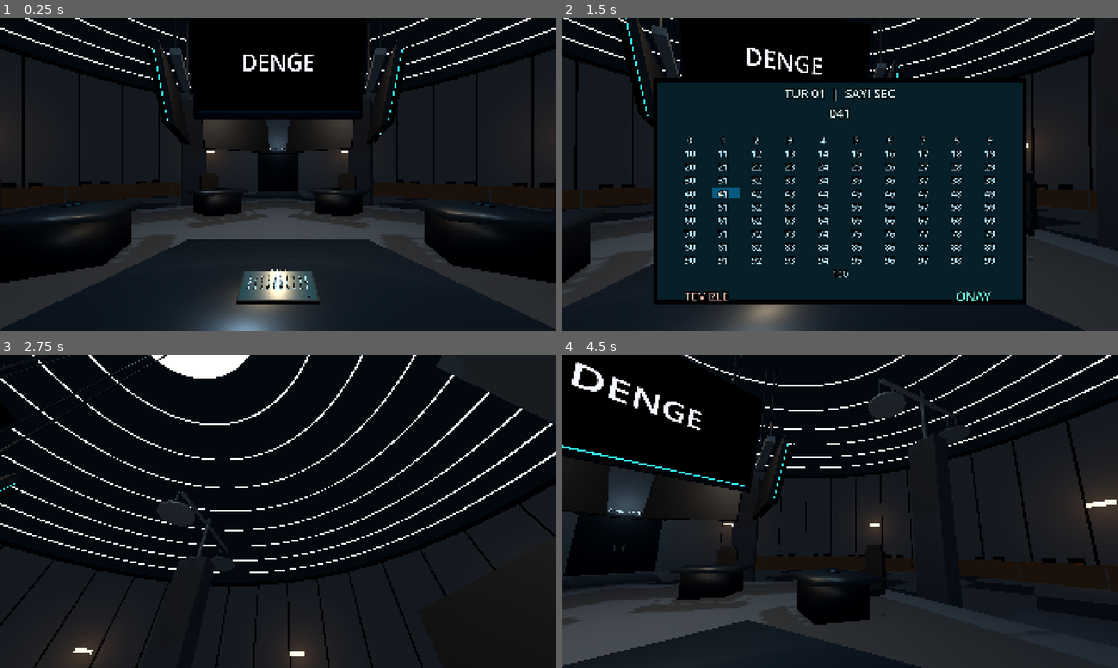
Above: before the commit, frames 1-4 (two rows, left to right).
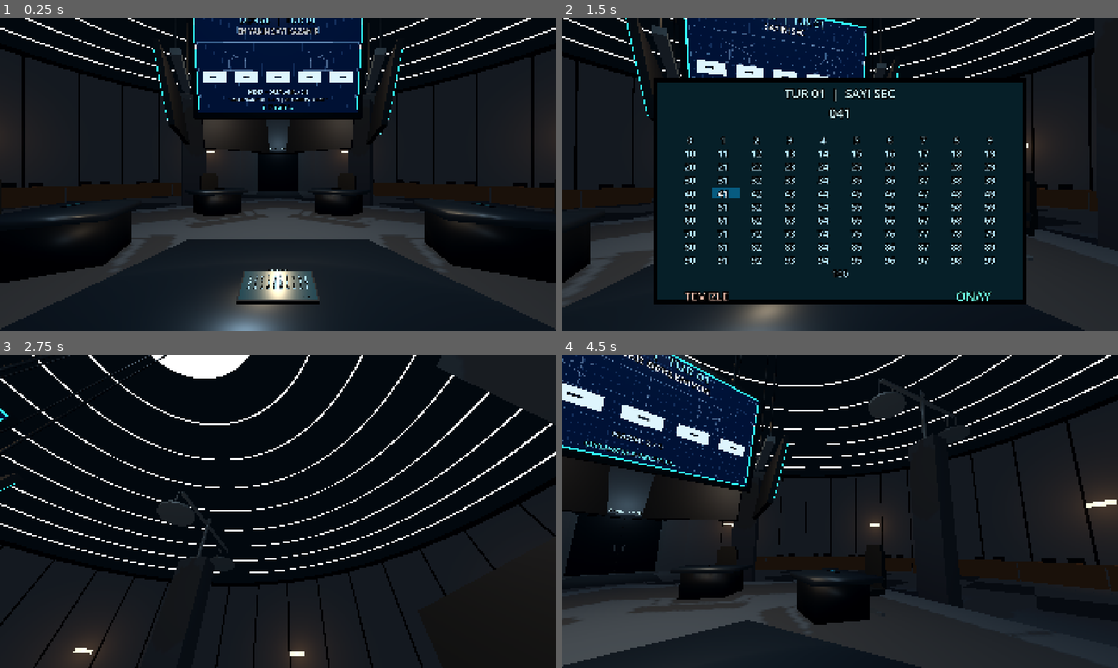
Above: after the commit, the same moments.

Repository: SerkanAydin06/DENGE
Game: Godot game, scene res://scenes/game_room.tscn
The game is run twice, just before and just after one commit, with the same random seed, the same clock (stepped at 60 frames per second) and the same inputs.
Inputs (mouse positions are in pixels of both pictures, inside the frame that each line leads up to):
- Up to frame 1 (0.25 s): no input
- Up to frame 2 (1.5 s): tap Enter at 0.5 s; move the mouse to (867, 174) at 0.52 s; tap E at 0.6 s; click (867, 174) at 0.67 s; tap Space at 1.25 s; move the mouse to (728, 190) at 1.27 s; tap 0 at 1.35 s; click (728, 190) at 1.42 s
- Up to frame 3 (2.75 s): tap Enter at 2 s; move the mouse to (333, 442) at 2.02 s; tap 9 at 2.1 s; click (333, 442) at 2.17 s
- Up to frame 4 (4.5 s): tap Space at 2.75, 4.25 s; move the mouse to (834, 517) at 2.77 s; tap Backspace at 2.85 s; click (834, 517) at 2.92 s; tap Enter at 3.5, 3.6 s; move the mouse to (878, 514) at 3.52 s; click (878, 514) at 3.67 s; move the mouse to (795, 508) at 4.27 s; tap Keypad Enter at 4.35 s; click (795, 508) at 4.42 s

The runs differ from the first frame. In frame 1, 8.8% of the frame differs, in the area x 21-79%, y 0-79%; in frame 2, 6.2%; in frame 3, less than 0.1%; in frame 4, 11%, in the area x 0-44%, y 0-86%.

Commit message:
Make monitor standby strictly black with DENGE, then full-screen 1. TUR title before graphical reveal

Diff:
--- a/scripts/player_station.gd
+++ b/scripts/player_station.gd
@@ -22,6 +22,8 @@
 @onready var result_details: Label3D = $ResultDisplay/ResultMonitor/ResultDetails
 @onready var result_footer: Label3D = $ResultDisplay/ResultMonitor/ResultFooter
 @onready var blueprint: Node3D = $ResultDisplay/ResultMonitor/MonitorBlueprint
+@onready var standby_screen: Node3D = $ResultDisplay/ResultMonitor/StandbyScreen
+@onready var standby_title: Label3D = $ResultDisplay/ResultMonitor/StandbyScreen/CenterTitle
 @onready var average_frame: Node3D = $ResultDisplay/ResultMonitor/MonitorBlueprint/AverageFrame
 @onready var target_panel: Node3D = $ResultDisplay/ResultMonitor/MonitorBlueprint/TargetPanel
 @onready var target_value: Label3D = $ResultDisplay/ResultMonitor/MonitorBlueprint/TargetPanel/TargetValue
@@ -48,7 +50,7 @@
 	for number in range(DengeRoundRules.MAX_NUMBER + 1):
 		number_labels.append(touch_target.get_node("NumberGrid/Number_%03d" % number) as Label3D)
 	reset_tablet(1)
-	set_monitor_page("DENGE", "OTURUM HAZIR", "HEDEF = ORTALAMA x 0.8", "E: SAYI SEC")
+	set_monitor_phase("STANDBY")
 
 func eye_position() -> Vector3:
 	return seat_eye.global_position
@@ -119,8 +121,30 @@
 			readout.modulate = Color(0.055, 0.115, 0.21, readout.modulate.a)
 
 
+func set_monitor_intro_title(round_id: int) -> void:
+	standby_title.text = "%d. TUR" % round_id
+	standby_title.modulate.a = 0.0
+	var title_tween: Tween = create_tween()
+	title_tween.tween_property(standby_title, "modulate:a", 1.0, 0.5)
+
+
 func set_monitor_phase(phase: String, target: float = -1.0, winners: Array = [], point_totals: Array = [], average: float = -1.0) -> void:
-	## All elements are authored in monitor_blueprint.tscn, never in a 2D popup.
+	## All content is on the scene-authored monitor, never a 2D popup.
+	## Standby/round title are truly black and hide every blueprint/readout element.
+	var intro_visible: bool = phase == "STANDBY" or phase == "ROUND_TITLE"
+	standby_screen.visible = intro_visible
+	blueprint.visible = not intro_visible
+	result_title.visible = not intro_visible
+	result_body.visible = not intro_visible
+	result_details.visible = not intro_visible
+	result_footer.visible = not intro_visible
+	for readout in player_readouts:
+		readout.visible = not intro_visible
+	if intro_visible:
+		if phase == "STANDBY":
+			standby_title.text = "DENGE"
+			standby_title.modulate.a = 1.0
+		return
 	## REVEAL -> AVERAGE -> MULTIPLY -> CALCULATED -> PHOTO -> WIN -> SCORE.
 	var calculation_visible: bool = phase == "AVERAGE" or phase == "MULTIPLY" or phase == "CALCULATED"
 	var portraits_visible: bool = phase == "PHOTO" or phase == "WIN" or phase == "SCORE"
